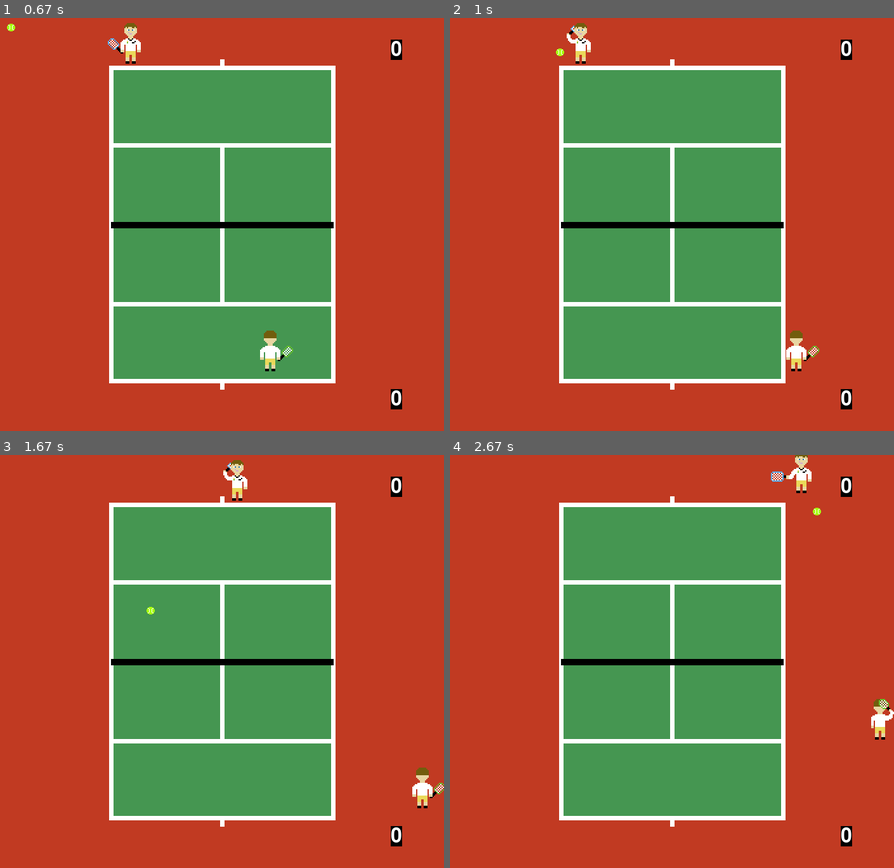
Above: before the commit, frames 1-4 (two rows, left to right).
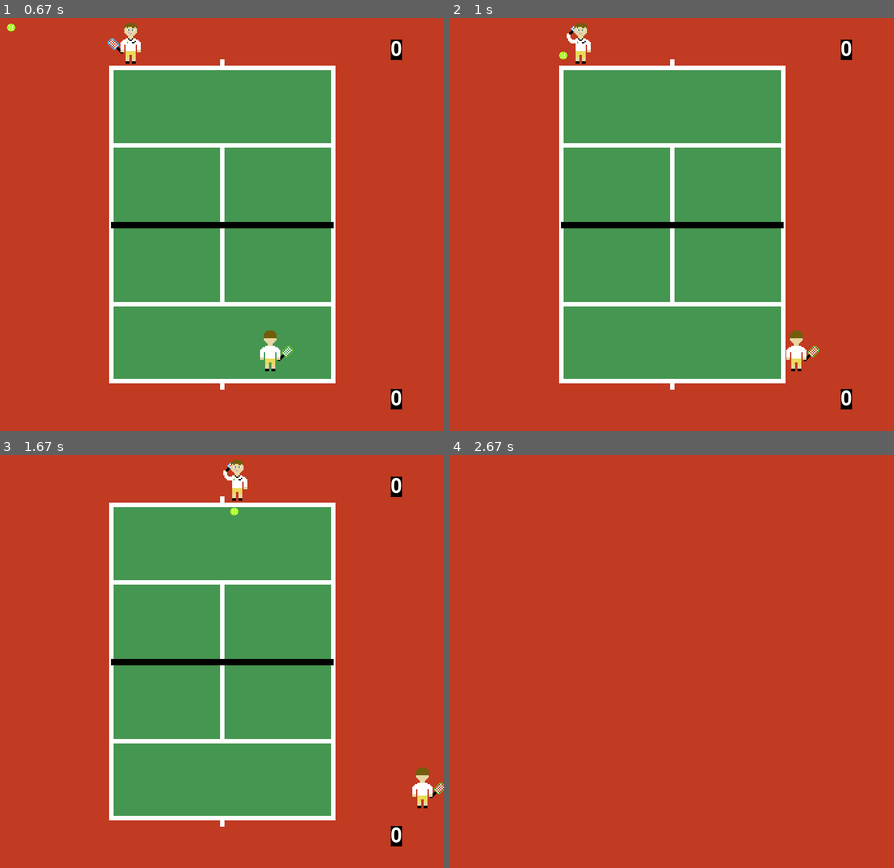
Above: after the commit, the same moments.

Repository: rafaelmcandeias/AASMA
Game: pygame game, started from Tennis_Game/tennis.py
Two runs of this game, one before a commit and one after it. Both use one fixed random seed, a clock stepped at 60 frames per second and the inputs below.
Inputs:
- Up to frame 1 (0.67 s): tap Right Shift at 0.33 s
- Up to frame 2 (1 s): hold Tab from 0.67 s (still down); hold Right from 0.67 s (still down)
- Up to frame 3 (1.67 s): release Tab at 1.13 s; release Right at 1.13 s; hold Right 1.17-1.63 s; hold D 1.17-1.63 s
- Up to frame 4 (2.67 s): hold Up 1.67-1.97 s; hold W 1.67-1.97 s; tap . at 1.82 s; hold Right 2-2.47 s; hold D 2-2.47 s

Frame 1 is identical in both runs. In frame 2, less than 0.1% of the frame differs, in the area x 23-27%, y 7-10%; in frame 3, less than 0.1%; in frame 4, 40%, in the area x 24-100%, y 0-95%.

Commit message:
developing

Diff:
--- a/Tennis_Game/Agents.txt
+++ b/Tennis_Game/Agents.txt
@@ -1,4 +1,4 @@
 # Name Speed Force Energy
 # 0 < Energy <= 1
-Rodrigo 6 7 0.7
-Joao 6 7 0.7
+Rodrigo 6 5 0.7
+Joao 6 5 0.7
--- a/Tennis_Game/lib.py
+++ b/Tennis_Game/lib.py
@@ -1,6 +1,8 @@
 import pygame
 import operator
 from sprites import Top_player, Bottom_player, Ball
+
+# ------------------------------------------------------------
 
 # Define some colors
 BLACK = (0, 0, 0)
@@ -15,6 +17,11 @@
 TOP_INFO_POS = (75, 20)
 BOT_INFO_POS = (300, 300)
 
+# Vars for point winners
+TOP_WON = 2
+BOT_WON = 1
+
+# ------------------------------------------------------------
 
 #Create the screen
 def create_screen():
@@ -83,11 +90,19 @@
     return top_player, bottom_player, tennisBall, all_sprites
 
 
+# Changes player to serve
+def change_server(top_player, bottom_player, server):
+    if server == top_player:
+        return bottom_player
+    return top_player
+
+
 #Main game loop
 def play(screen, top_player, bottom_player, tennisBall, all_sprites):
     # init scores
     bottom_player_score = 0
     top_player_score = 0
+    server = top_player
 
     carryOn = True
     clock = pygame.time.Clock()
@@ -103,17 +118,20 @@
         # update
         top_player.update()
         bottom_player.update()
-        point = tennisBall.update(bottom_player, top_player)
+        point = tennisBall.update(bottom_player, top_player, server)
 
-        # bottom player won
-        if point == 1:
-            bottom_player_score += 1
+        # player scored
+        if point == BOT_WON or point == TOP_WON:
+            # bottom player won
+            if point == BOT_WON:
+                bottom_player_score += 1
+            # top player won
+            else:
+                top_player_score += 1
+            # Update conditions
             restart_player_position(top_player, bottom_player)
-
-        # top player won
-        elif point == 2:
-            top_player_score += 1
-            restart_player_position(top_player, bottom_player)
+            server = change_server(top_player, bottom_player, server)
+            print(server.name)
 
         #Render both scoreboards
         scorebox = font.render(str(top_player_score), True, WHITE, BLACK)
--- a/Tennis_Game/sprites.py
+++ b/Tennis_Game/sprites.py
@@ -3,7 +3,6 @@
 import numpy as np
 import numpy.random as rnd
 import random
-from datetime import datetime
 
 # ------------------------------------------------------------
 
@@ -13,14 +12,16 @@
 LIMIT_BOTTOM_NET  = 300
 LIMIT_BOT = 587
 LIMIT_RIGHT = 648
+# Vars to declare zones in the field
+LEFT_FIELD = 0.99175
+MIDDLE_FIELD = (275, 475)
 
 # Vars for starting positions
 BOTTOM_POS = (442, 524)
 TOP_POS = (202, 40)
-
-# Vars to declare zones in the field
-LEFT_FIELD = 0.99175
-MIDDLE_FIELD = (275, 475)
+# Vars for point winners
+TOP_WON = 2
+BOT_WON = 1
 
 # Vars to divide stamina status
 # These divisions are universal.
@@ -36,6 +37,8 @@
 # Vars for physichs
 AIR_RESISTANCE = 0.99
 GRAVITY = 9.8
+# Assume constant time passes between frames. Converted to milli seconds
+TIME = 2.9e-5 * 1e5
 
 # ------------------------------------------------------------
 
@@ -249,8 +252,7 @@
 
 
     # Updates ball movement
-    def update(self, bottom_player, top_player):
-        start = datetime.now()
+    def update(self, bottom_player, top_player, server):
         keyState = pygame.key.get_pressed()
 
         # check if point over and who won
@@ -261,7 +263,7 @@
             self.rect.x = 0
             self.rect.y = 0
             self.serve_flag = True
-            return 1
+            return BOT_WON
 
         # top side won
         if (self.rect.x > LIMIT_RIGHT or self.rect.x < LIMIT_LEFT or self.rect.y > LIMIT_BOT) or (not self.serve_flag and abs(self.speedy) < 0.5 and self.rect.y > LIMIT_BOTTOM_NET):
@@ -270,7 +272,7 @@
             self.rect.x = 0
             self.rect.y = 0
             self.serve_flag = True
-            return 2
+            return TOP_WON
 
         # checks if player served
         if (keyState[pygame.K_PERIOD] and bottom_player.rect.y > 520) or (keyState[pygame.K_TAB] and top_player.rect.y < 20):
@@ -334,16 +336,38 @@
             if self.rect.x < top_player.rect.x - 10:
                 top_player.image = images.camden_backhand
 
-        # Calculate time
-        end = datetime.now()
-        time = end - start
-        seconds = time.total_seconds()
-
-        #Make the ball slow down
-        self.speedy -= AIR_RESISTANCE * seconds
-        self.speedx -= AIR_RESISTANCE * seconds
-        self.z += (self.speedz * seconds) - ((GRAVITY/2) * (seconds**2))
-        self.rect = self.rect.move(self.speedx, self.speedy)
+        # Updates the ball position
+        posx, posy = 0, 0
+        # Updates posx ball
+        # Movement is only updated when it has a speed
+        if self.speedx != 0:
+            # Air resistance has always direction opposed to speed
+            if self.speedx - (AIR_RESISTANCE * TIME) > 0:
+                self.speedx -= AIR_RESISTANCE * TIME
+            if self.speedx + (AIR_RESISTANCE * TIME) < 0:
+                self.speedx += AIR_RESISTANCE * TIME
+            posx = self.speedx * TIME
+
+        # Updates posy ball
+        if self.speedy != 0:
+            # Air resistance has always direction opposed to speed
+            if self.speedy - (AIR_RESISTANCE * TIME) > 0:
+                self.speedy -= AIR_RESISTANCE * TIME
+            elif self.speedy + (AIR_RESISTANCE * TIME) < 0:
+                self.speedy += AIR_RESISTANCE * TIME
+            posy = self.speedy * TIME
+
+        # Updates posz ball
+        # Gravity is always reducing z
+        if self.speedz != 0:
+            self.speedz -= (GRAVITY/2) * (TIME**2)
+            self.z += (self.speedz * TIME)
+
+        # Updates object only if at least one of the speeds is diff 0
+        if self.speedx != 0 or self.speedy != 0 or self.speedz != 0:
+            print("SPEED:", self.speedx, self.speedy, self.speedz)
+            print("POS:", posx, posy, self.z)
+            self.rect = self.rect.move(posx, posy)
 
         # say no one has won yet
         return 0
